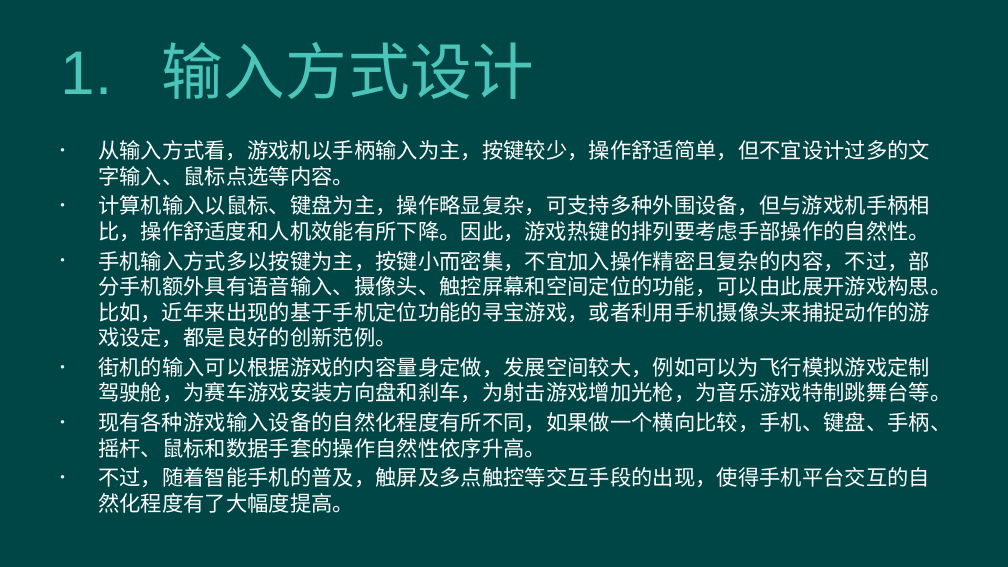
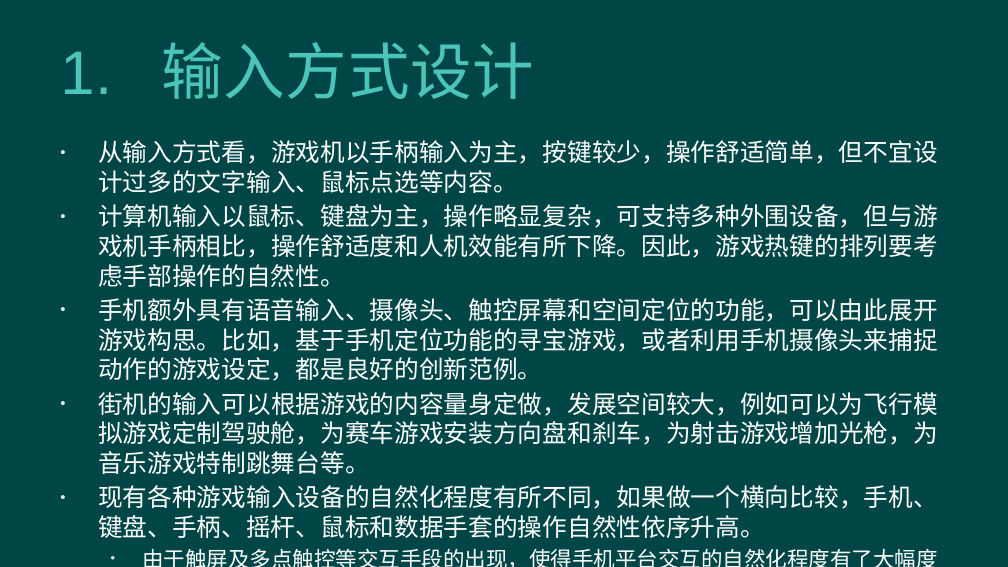
Before and after one commit to hanhonglei/Course_GameEngine, a slide deck: slide 28 of Slides/Principle/6 游戏界面与交互/6 游戏界面与交互.pptx (slide 26 before the commit). Drawn at 1008x567 pixels with LibreOffice and Linux fonts; fonts in the diff are those of the drawing; background and template pictures are left out. Boxes give left, top, right and bottom in pixels: in the first picture for what was removed or moved away, otherwise in the second. Text is boxed around its words. In the diff, an @@ line names an element or a change of style, - is before the commit and + after.

```diff
--- a/Slides/Principle/6 游戏界面与交互/6 游戏界面与交互.pptx
+++ b/Slides/Principle/6 游戏界面与交互/6 游戏界面与交互.pptx
@@ text at (x1=98, y1=140, x2=938, y2=538): size 15.2 to 17.6 pt in "从输入方式看，游戏机以手柄输入为主，按键较少，操作舒适简单，但不宜设计过多的文字输入、鼠标点选等内容。", "计算机输入以鼠标、键盘为主，操作略显复杂，可支持多种外围设备，但与游戏机手柄相比，操作舒适度和人机效能有所下降。因此，游 ...", "街机的输入可以根据游戏的内容量身定做，发展空间较大，例如可以为飞行模拟游戏定制驾驶舱，为赛车游戏安装方向盘和刹车，为射击 ...", "现有各种游戏输入设备的自然化程度有所不同，如果做一个横向比较，手机、键盘、手柄、摇杆、鼠标和数据手套的操作自然性依序升高 ..." @@
@@ text at (x1=98, y1=298, x2=938, y2=381): text changed; size 15.2 to 17.6 pt @@
-• 手机输入方式多以按键为主，按键小而密集，不宜加入操作精密且复杂的内容，不过，部分手机额外具有语音输入、摄像头、触控屏幕和空间定位的功能，可以由此展开游戏构思。比如，近年来出现的基于手机定位功能的寻宝游戏，或者利用手机摄像头来捕捉动作的游戏设定，都是良好的创新范例。
+• 手机额外具有语音输入、摄像头、触控屏幕和空间定位的功能，可以由此展开游戏构思。比如，基于手机定位功能的寻宝游戏，或者利用手机摄像头来捕捉动作的游戏设定，都是良好的创新范例。
@@ text at (x1=98, y1=467, x2=930, y2=513): text changed; size 15.2 to 15.4 pt @@
-• 不过，随着智能手机的普及，触屏及多点触控等交互手段的出现，使得手机平台交互的自然化程度有了大幅度提高。
+  • 由于触屏及多点触控等交互手段的出现，使得手机平台交互的自然化程度有了大幅度提高。
```
Also in this commit, not shown: 2 other slides changed, 4 slides added, 1 slide removed, 5 other files.
